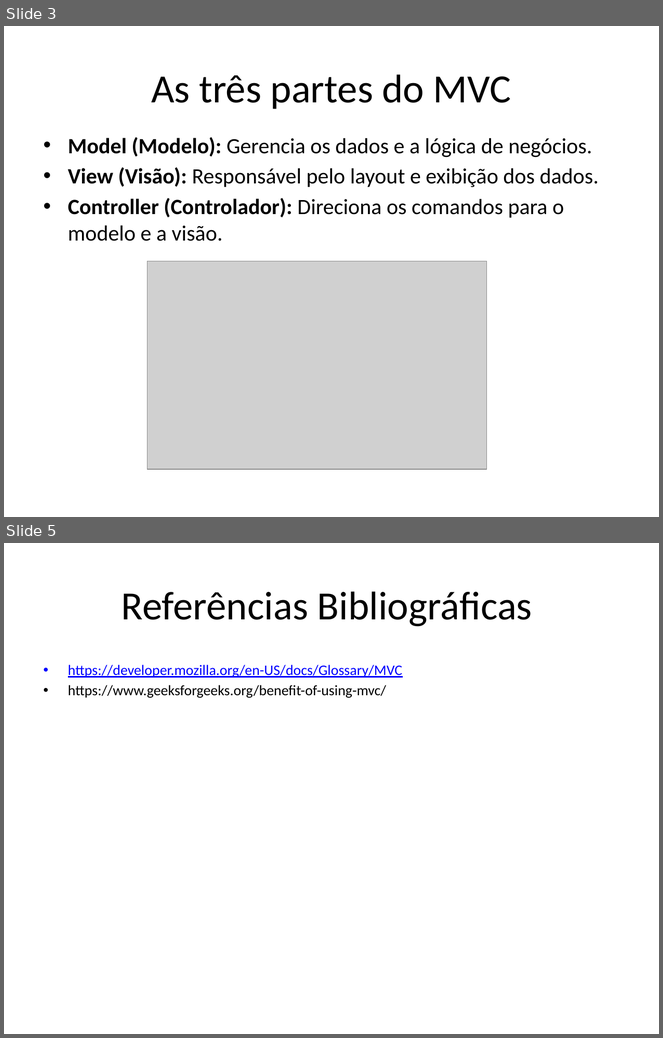
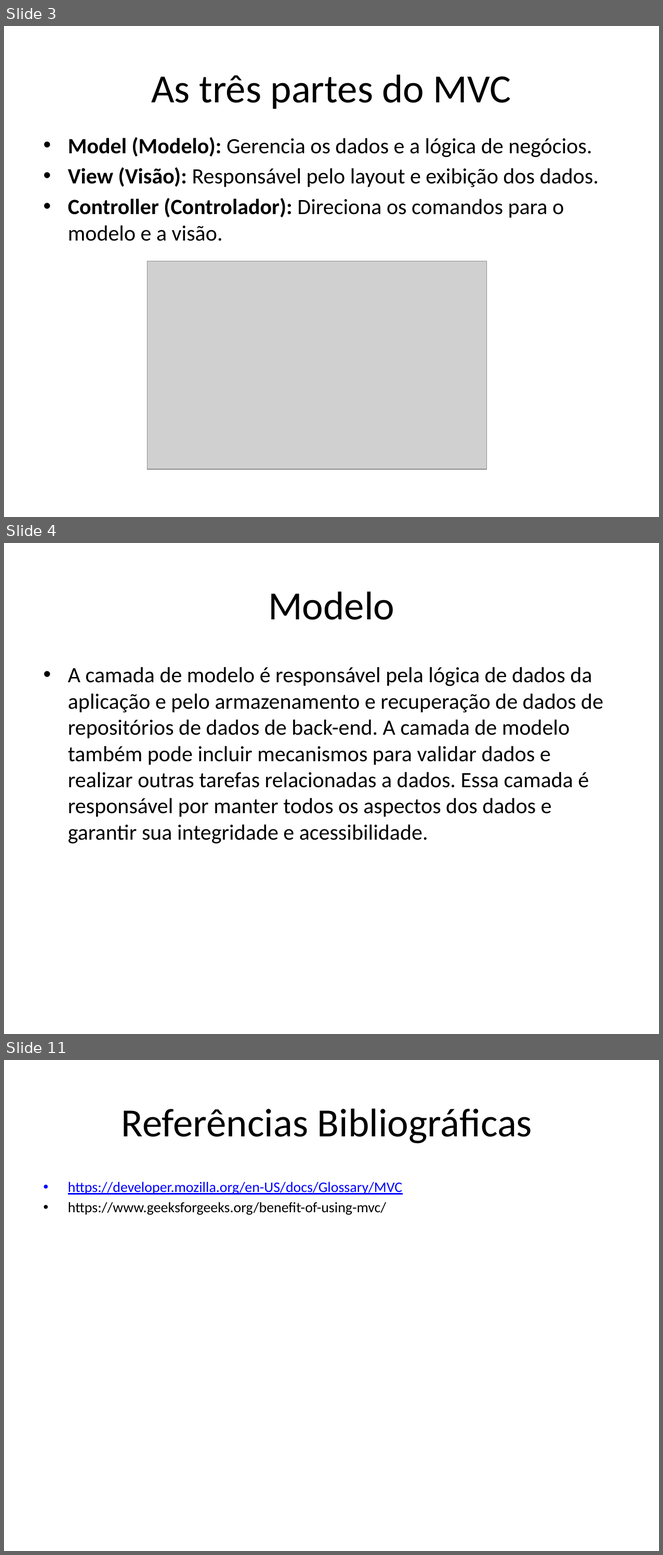
Before and after one commit to muriloHx/trabalho-mvc, a slide deck: slides/mvc.pptx. Shown one above the other, each under a label of ours: slides 3 and 5 before the commit, slides 3, 4 and 11 after it; the slides between them are not shown. The pictures are 663x1038 and 663x1555 pixels, drawn with LibreOffice and Linux fonts; fonts in the diff are those of the drawing; grey boxes stand for pictures. Boxes give left, top, right and bottom in pixels: in the first picture for what was removed or moved away, otherwise in the second. Text is boxed around its words. In the diff, an @@ line names an element or a change of style, - is before the commit and + after.

```diff
--- a/slides/mvc.pptx
+++ b/slides/mvc.pptx
@@ slide 4 added at (x1=4, y1=543, x2=659, y2=1034), background #FFFFFF @@
@@ title added at (x1=268, y1=591, x2=395, y2=620), 44 pt, text #000000 @@
+Modelo
@@ text added at (x1=68, y1=667, x2=604, y2=844), 24 pt, text #000000 @@
+• A camada de modelo é responsável pela lógica de dados da aplicação e pelo armazenamento e recuperação de dados de repositórios de dados de back-end. A camada de modelo também pode incluir mecanismos para validar dados e realizar outras tarefas relacionadas a dados. Essa camada é responsável por manter todos os aspectos dos dados e garantir sua integridade e acessibilidade.
@@ what was slide 5 is now slide 11 @@
```
Also in this commit, not shown: 6 other slides added, 1 slide removed.
